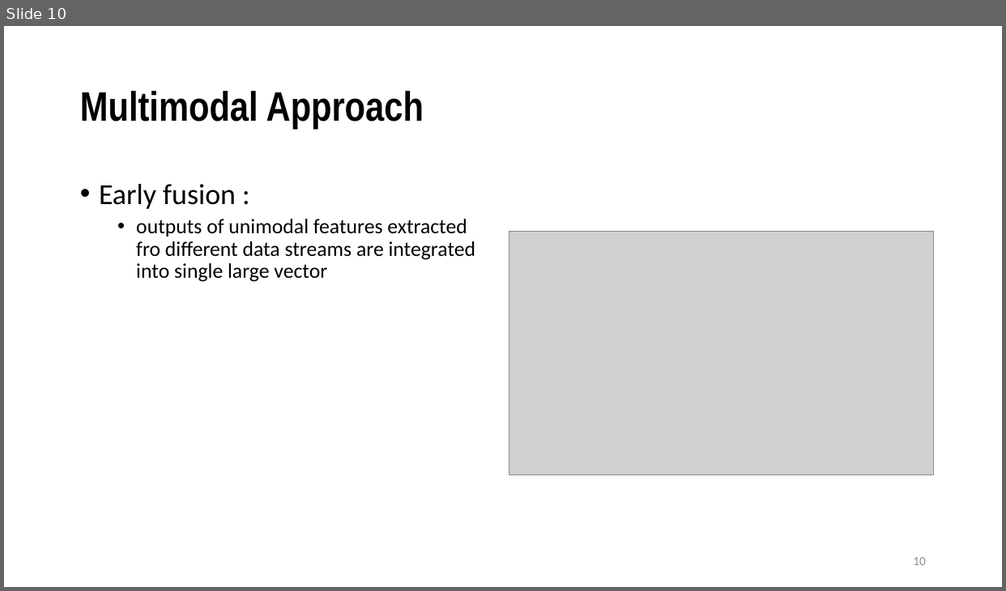
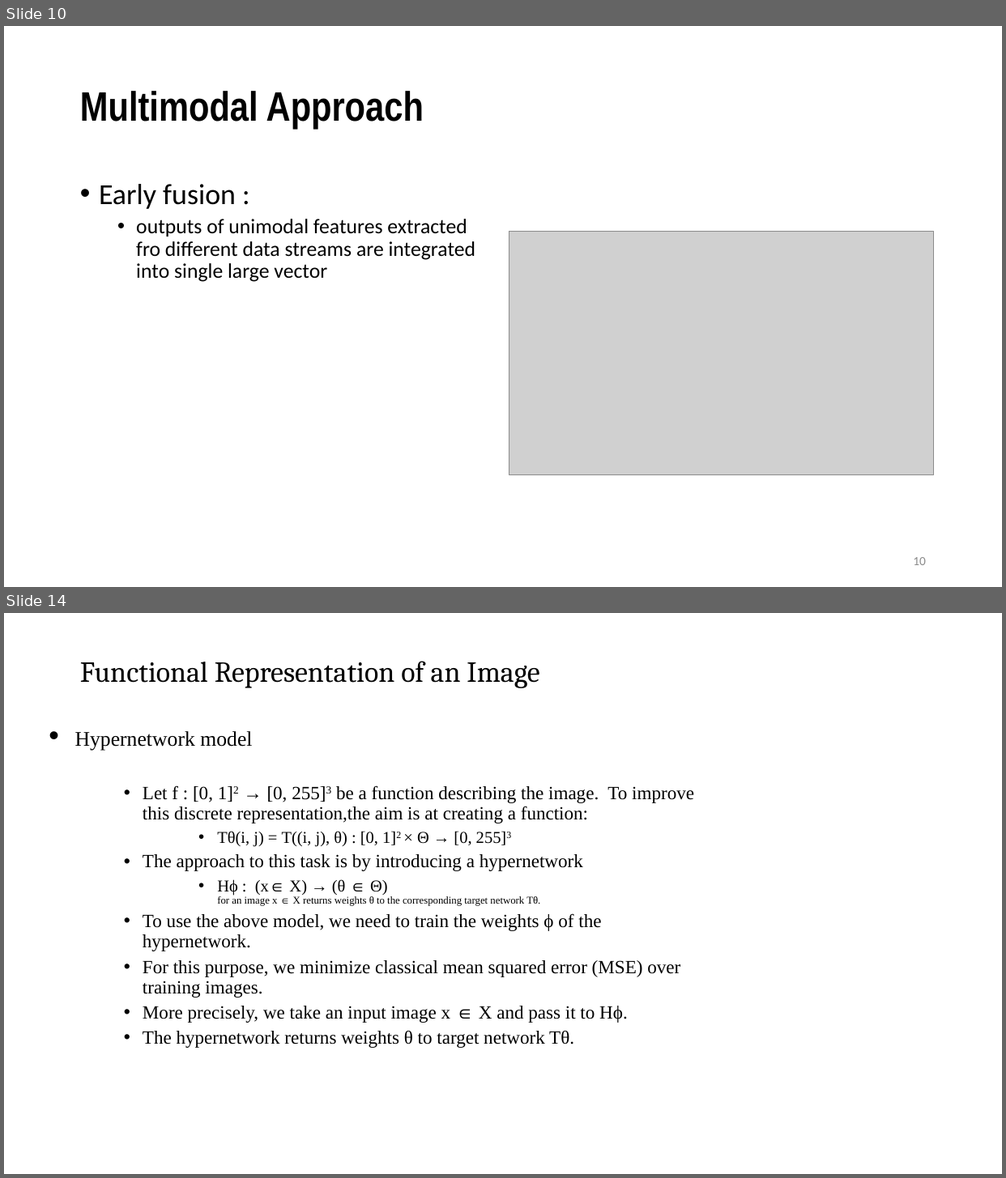
Before and after one commit to VarunBohara/Mini-Project-Documents, a slide deck: Review - 1.pptx. Shown one above the other, each under a label of ours: slide 10 before the commit, slides 10 and 14 after it; the slides between them are not shown. The pictures are 1006x591 and 1006x1178 pixels, drawn with LibreOffice and Linux fonts; fonts in the diff are those of the drawing; grey boxes stand for pictures. Boxes give left, top, right and bottom in pixels: in the first picture for what was removed or moved away, otherwise in the second. Text is boxed around its words. In the diff, an @@ line names an element or a change of style, - is before the commit and + after.

```diff
--- a/Review - 1.pptx
+++ b/Review - 1.pptx
@@ slide 14 added at (x1=4, y1=613, x2=1002, y2=1174), background #FFFFFF @@
@@ title added at (x1=80, y1=661, x2=539, y2=688), 28 pt, text #000000 @@
+Functional Representation of an Image
@@ text added at (x1=75, y1=731, x2=694, y2=1048), 18 pt, text #000000 @@
+• Hypernetwork model
+    • Let f : [0, 1]2 → [0, 255]3 be a function describing the image. To improve this discrete representation,the aim is at creating a function:
+        • Tθ(i, j) = T((i, j), θ) : [0, 1]2 × Θ → [0, 255]3
+    • The approach to this task is by introducing a hypernetwork
+        • Hϕ : (x∈ X) → (θ ∈ Θ)
+          for an image x ∈ X returns weights θ to the corresponding target network Tθ.
+    • To use the above model, we need to train the weights ϕ of the hypernetwork.
+    • For this purpose, we minimize classical mean squared error (MSE) over training images.
+    • More precisely, we take an input image x ∈ X and pass it to Hϕ.
+    • The hypernetwork returns weights θ to target network Tθ.
```
Also in this commit, not shown: 4 other slides added.
